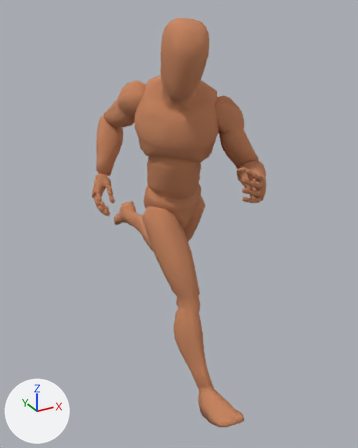
The Blender file rigs/human/animation-human-run-female.blend, before and after one commit.
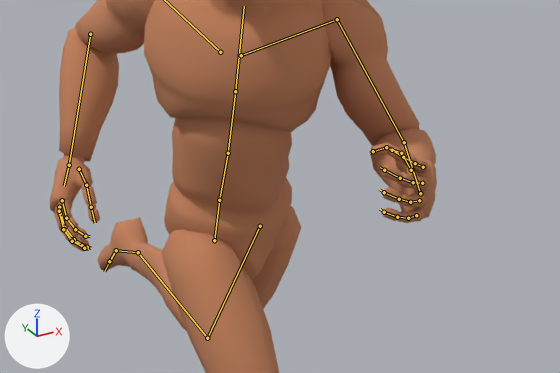
Each version is shown whole from a 50 mm camera at (-1.031, -1.914, 1.815) aimed at (0.043, 0.037, 0.84), then close up on the part from 19% to 90% of the width and 23% to 61% of the height. The axes (+X, +Y, +Z) are drawn at lower left. The lights are the same throughout. The last two pictures show the newer version. Both versions are drawn at frame 0 of the action 'Run_Female'; the numbers are the values there. The bones that change, and the others that lie on the model, are drawn over the model as lines in the close-ups.

In view in the first close-up: 'Mannequin'.
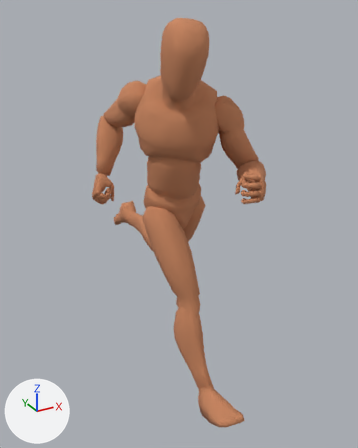
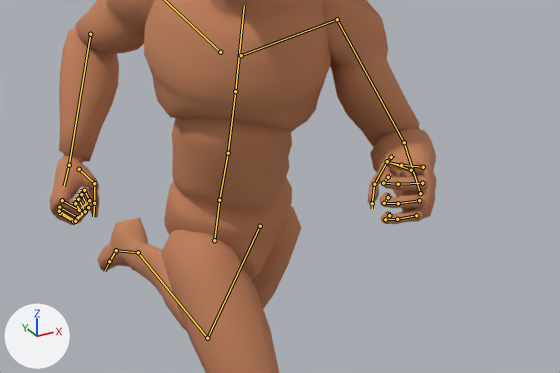
Pixel boxes [x1, y1, x2, y2] of what changed, in the close-ups (560 x 373 px):
'Mannequin', posed: before [50, 0, 437, 373]; after [50, 0, 436, 373]

The edits, one by one:
Bone 'DRV_f_index_01_L' (bone_drv_f_index_01_l) turns from (22, -3, -2) to (67, 1, -10) degrees about its own x, y and z.
Bone 'DRV_f_index_02_L' (bone_drv_f_index_02_l) turns from (19, -6, 6) to (65, -8, -12) degrees about its own x, y and z.
Bone 'DRV_f_index_03_L' (bone_drv_f_index_03_l) turns from (19, -6, 6) to (64, -18, -15) degrees about its own x, y and z.
Bone 'DRV_f_middle_01_L' (bone_drv_f_middle_01_l) turns from (22, -2, -2) to (66, 6, -7) degrees about its own x, y and z.
Bone 'DRV_f_middle_02_L' (bone_drv_f_middle_02_l) turns from (20, -5, 6) to (64, -2, -10) degrees about its own x, y and z.
Bone 'DRV_f_middle_03_L' (bone_drv_f_middle_03_l) turns from (20, -5, 6) to (64, -13, -15) degrees about its own x, y and z.
Bone 'DRV_f_pinky_01_L' (bone_drv_f_pinky_01_l) turns from (22, -2, -2) to (65, 12, -5) degrees about its own x, y and z.
Bone 'DRV_f_pinky_02_L' (bone_drv_f_pinky_02_l) turns from (20, -4, 6) to (63, 5, -9) degrees about its own x, y and z.
Bone 'DRV_f_pinky_03_L' (bone_drv_f_pinky_03_l) turns from (20, -5, 6) to (63, -5, -16) degrees about its own x, y and z.
Bone 'DRV_f_Ring_01_L' (bone_drv_f_ring_01_l) turns from (22, -2, -2) to (66, 10, -6) degrees about its own x, y and z.
Bone 'DRV_f_Ring_02_L' (bone_drv_f_ring_02_l) turns from (20, -5, 6) to (64, 0, -11) degrees about its own x, y and z.
Bone 'DRV_f_Ring_03_L' (bone_drv_f_ring_03_l) turns from (20, -5, 6) to (64, -9, -16) degrees about its own x, y and z.
Bone 'DRV_thumb_01_L' (bone_drv_thumb_01_l) turns from (0, 0, 0) to (18, -13, 33) degrees about its own x, y and z.
Bone 'DRV_thumb_02_L' (bone_drv_thumb_02_l) turns from (18, -1, 2) to (66, 16, 15) degrees about its own x, y and z.
Bone 'DRV_f_index_01_R' (bone_drv_f_index_01_r) turns from (25, 1, 10) to (73, 1, 19) degrees about its own x, y and z.
Bone 'DRV_f_index_02_R' (bone_drv_f_index_02_r) turns from (24, 6, 12) to (72, 0, 20) degrees about its own x, y and z.
Bone 'DRV_f_index_03_R' (bone_drv_f_index_03_r) turns from (23, 11, 11) to (69, -2, 26) degrees about its own x, y and z.
Bone 'DRV_f_middle_01_R' (bone_drv_f_middle_01_r) turns from (25, 0, 10) to (73, -4, 15) degrees about its own x, y and z.
Bone 'DRV_f_middle_02_R' (bone_drv_f_middle_02_r) turns from (24, 5, 12) to (71, -7, 18) degrees about its own x, y and z.
Bone 'DRV_f_middle_03_R' (bone_drv_f_middle_03_r) turns from (24, 10, 11) to (67, -7, 27) degrees about its own x, y and z.
Bone 'DRV_f_pinky_01_R' (bone_drv_f_pinky_01_r) turns from (25, -1, 10) to (72, -10, 12) degrees about its own x, y and z.
Bone 'DRV_f_pinky_02_R' (bone_drv_f_pinky_02_r) turns from (25, 4, 12) to (69, -14, 17) degrees about its own x, y and z.
Bone 'DRV_f_pinky_03_R' (bone_drv_f_pinky_03_r) turns from (24, 10, 11) to (63, -13, 28) degrees about its own x, y and z.
Bone 'DRV_f_Ring_01_R' (bone_drv_f_ring_01_r) turns from (25, 0, 10) to (73, -8, 14) degrees about its own x, y and z.
Bone 'DRV_f_Ring_02_R' (bone_drv_f_ring_02_r) turns from (24, 5, 12) to (70, -9, 19) degrees about its own x, y and z.
Bone 'DRV_f_Ring_03_R' (bone_drv_f_ring_03_r) turns from (24, 10, 11) to (65, -9, 28) degrees about its own x, y and z.
Bone 'DRV_thumb_01_R' (bone_drv_thumb_01_r) turns from (17, -11, -3) to (26, -21, -35) degrees about its own x, y and z.
Bone 'DRV_thumb_02_R' (bone_drv_thumb_02_r) turns from (16, -12, -2) to (55, -3, -28) degrees about its own x, y and z.
